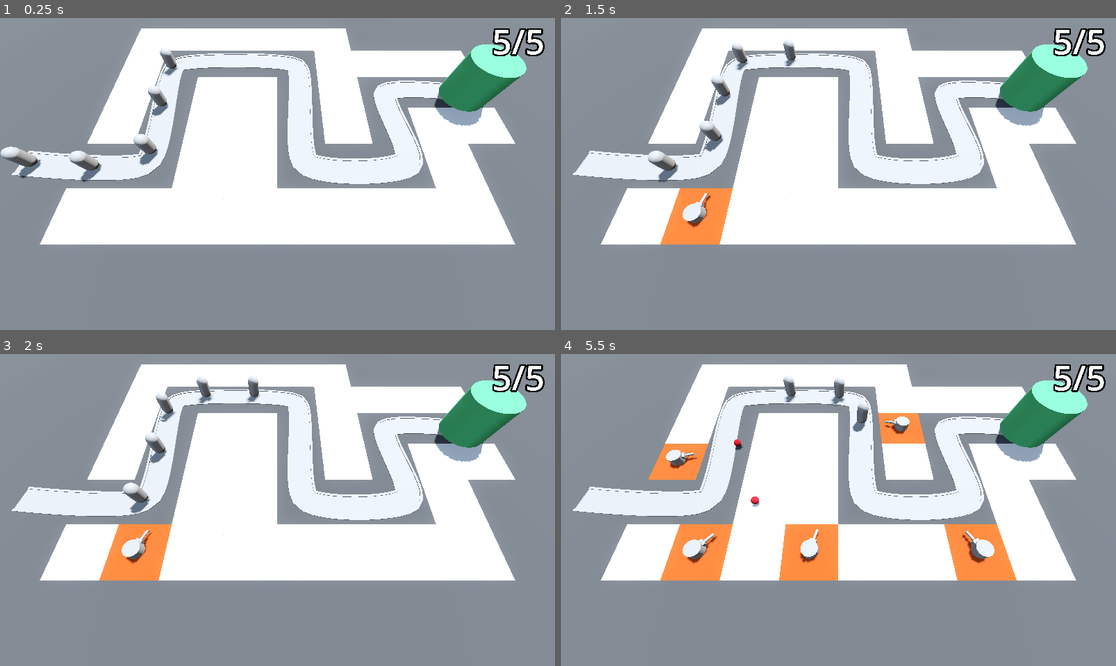
Above: before the commit, frames 1-4 (two rows, left to right).
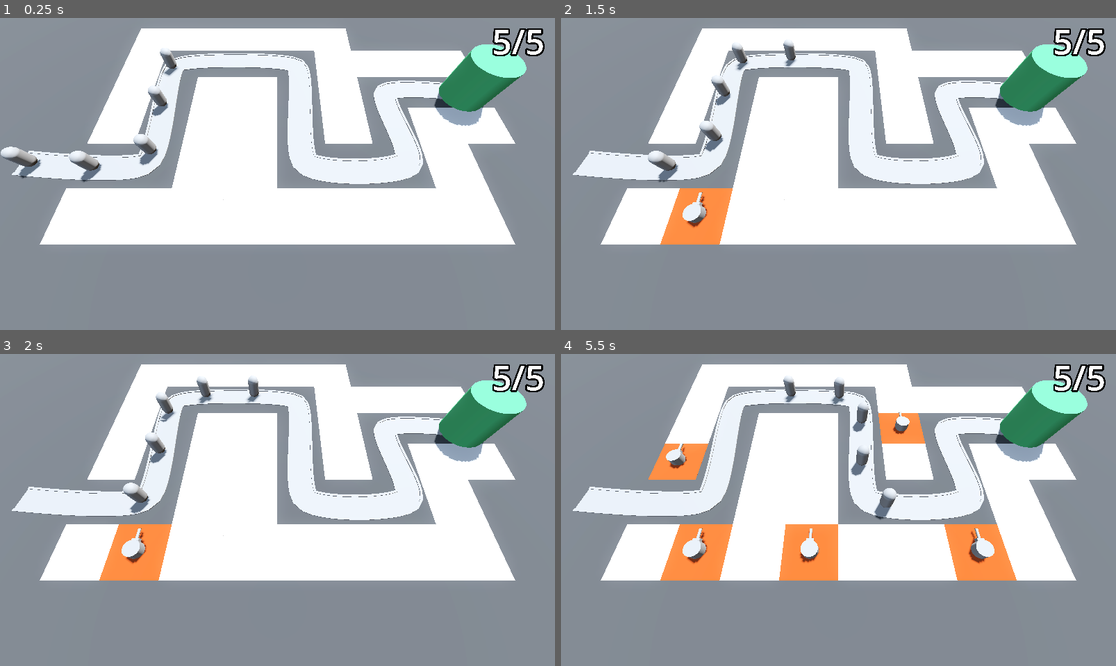
Above: after the commit, the same moments.

Repository: Ingewar/barbarian-blaster
Game: Godot game, scene res://base_level.tscn
The game is run twice, just before and just after one commit, with the same random seed, the same clock (stepped at 60 frames per second) and the same inputs.
Inputs (mouse positions are in pixels of both pictures, inside the frame that each line leads up to):
- Up to frame 1 (0.25 s): no input
- Up to frame 2 (1.5 s): move the mouse to (960, 158) at 0.52 s; click (960, 158) at 0.6 s; move the mouse to (727, 189) at 1.27 s; click (727, 189) at 1.35 s
- Up to frame 3 (2 s): no input
- Up to frame 4 (5.5 s): move the mouse to (894, 441) at 2.02 s; click (894, 441) at 2.1 s; move the mouse to (810, 572) at 2.77 s; click (810, 572) at 2.85 s; move the mouse to (1005, 556) at 3.52 s; click (1005, 556) at 3.6 s; move the mouse to (672, 463) at 4.27 s; click (672, 463) at 4.35 s; move the mouse to (866, 510) at 5.02 s; click (866, 510) at 5.1 s

Frame 1 is identical in both runs. In frame 2, less than 0.1% of the frame differs, in the area x 23-28%, y 55-62%; in frame 3, less than 0.1%; in frame 4, 0.8%, in the area x 20-79%, y 18-64%.
Error after the commit: Invalid access to property or key 'progress_ratio' on a base object of type 'PathFollow3D'. (res://turret/turret.gd:50)

Commit message:
add targeting rules

Diff:
--- a/base_level.tscn
+++ b/base_level.tscn
@@ -102,7 +102,7 @@
 path_joined = false
 
 [node name="Enemy" parent="Path3D" instance=ExtResource("2_5vx1e")]
-transform = Transform3D(0.99994785, 0, 0.009902935, 0, 1, 0, -0.009902935, 0, 0.99994785, -10.779256, 0, -7.962805)
+transform = Transform3D(0.99994755, 0, 0.009902932, 0, 1, 0, -0.009902932, 0, 0.99994755, -10.779256, 0, -7.962805)
 progress = 20.0
 speed = 5.0
 
--- a/turret/turret.gd
+++ b/turret/turret.gd
@@ -2,9 +2,11 @@
 
 # Exported variables
 @export var projectile: PackedScene
+@export var turret_range := 10.0
 
 # Public variables
 var path: Path3D
+var target: PathFollow3D
 
 # Onready variables
 @onready var shot_timer: Timer = $ShotTimer
@@ -12,13 +14,41 @@
 
 # Built-in methods
 func _physics_process(_delta: float) -> void:
-	var enemy = path.get_tree().get_first_node_in_group("enemy")
-	if enemy != null:
-		look_at(enemy.global_position)
+	target = find_best_target()
+	if target:
+		look_at(target.global_position)
 
 # Signal callbacks
 func _on_shot_timer_timeout() -> void:
+	if target == null:
+		return
 	var shot := projectile.instantiate() as Node3D
 	get_tree().root.add_child(shot)
 	shot.global_position = projectile_spawn_point.global_position
 	shot.direction = -global_transform.basis.z
+
+func find_best_target() -> PathFollow3D:
+	var enemies = path.get_tree().get_nodes_in_group("enemy")
+	if enemies.size() <= 0:
+		return null
+
+	# First, filter enemies by distance (within turret range)
+	var enemies_in_range: Array = [PathFollow3D]
+	for enemy in enemies:
+		if enemy is PathFollow3D:
+			var distance := global_position.distance_to(enemy.global_position)
+			if distance <= turret_range:
+				enemies_in_range.append(enemy)
+
+	if enemies_in_range.size() <= 0:
+		return null
+
+	# Then, choose the enemy with the biggest progress_ratio
+	var best_target: PathFollow3D = null
+	var best_progress := 0.0
+	for enemy in enemies_in_range:
+		if enemy.progress_ratio > best_progress:
+			best_progress = enemy.progress_ratio
+			best_target = enemy
+
+	return best_target
